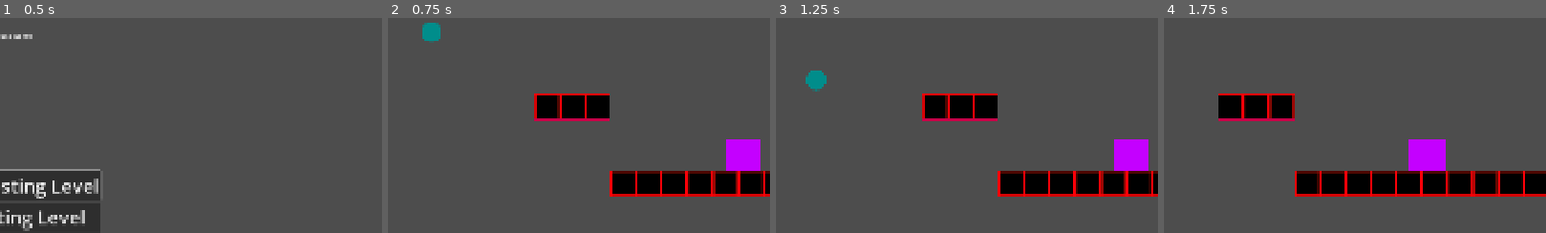
Above: before the commit, frames 1-4 (left to right).
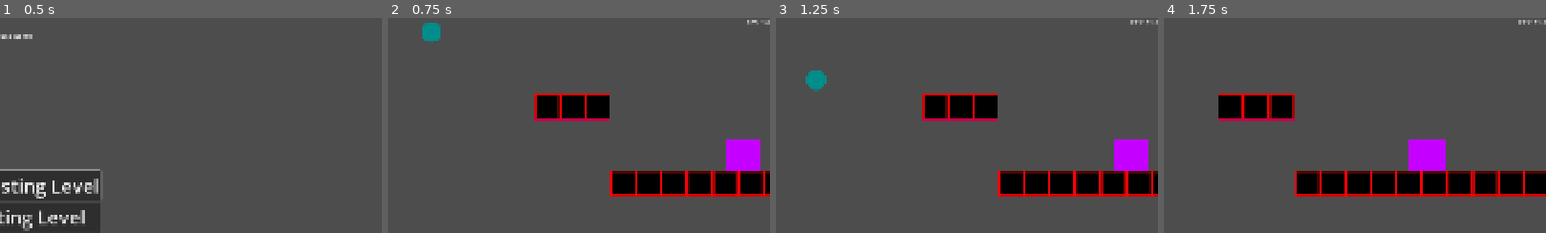
Above: after the commit, the same moments.

Repository: cmoll24/2025_IGC_Vela_Spark
Game: Godot game, scene res://src/main/title.tscn
The game is run twice, just before and just after one commit, with the same random seed, the same clock (stepped at 60 frames per second) and the same inputs.
Inputs (mouse positions are % of the whole screen's width and height, from its top left):
- Up to frame 1 (0.5 s): no input
- Up to frame 2 (0.75 s): click "Original Testing Level" at 0.5 s
- Up to frame 3 (1.25 s): no input
- Up to frame 4 (1.75 s): tap Enter at 1.25 s; move the mouse to (72, 45) at 1.27 s; hold Right (move_right) from 1.28 s (still down); hold C (dash) from 1.28 s (still down); click (72, 45) at 1.42 s; tap Z (jump) at 1.52 s
The pictures show only the part of the screen within x 50-100%, y 0-50%; the shares and areas given below are measured in that part.

Frame 1 is identical in both runs. In frame 2, less than 0.1% of the frame differs, in the area x 94-100%, y 0-4%; in frame 3, 0.1%, in the area x 92-100%, y 0-4%; in frame 4, 0.1%.

Commit message:
Added FPS counter, + controller exit button

Diff:
--- a/2025-igc-boss/project.godot
+++ b/2025-igc-boss/project.godot
@@ -74,6 +74,7 @@
 pause={
 "deadzone": 0.2,
 "events": [Object(InputEventKey,"resource_local_to_scene":false,"resource_name":"","device":-1,"window_id":0,"alt_press …(195 unchanged characters)…
+, Object(InputEventJoypadButton,"resource_local_to_scene":false,"resource_name":"","device":-1,"button_index":6,"pressure":0.0,"pressed":true,"script":null)
 ]
 }
 
--- a/2025-igc-boss/src/levels/level_1V2.tscn
+++ b/2025-igc-boss/src/levels/level_1V2.tscn
@@ -43,9 +43,9 @@
 [node name="Background" type="TextureRect" parent="."]
 visible = false
 offset_left = -1713.0
-offset_top = 296.0
-offset_right = 3266.0
-offset_bottom = 1017.0
+offset_top = -1002.0
+offset_right = 14182.0
+offset_bottom = 1255.0
 texture = ExtResource("2_2jbrd")
 stretch_mode = 1
 
--- a/2025-igc-boss/src/main/hud.gd
+++ b/2025-igc-boss/src/main/hud.gd
@@ -1,6 +1,7 @@
 extends CanvasLayer
 
 @onready var player_input = $PlayerInputs
+@onready var fps_label = $FPS
 
 var inputs = {}
 
@@ -19,6 +20,7 @@
 		player_input.text = "Inputs:\n" + "\n".join(inputs.values())
 
 	healthbar.value = Global.get_player().health_control.health
+	fps_label.text = "FPS: " + str(Engine.get_frames_per_second())
 
 
 func _input(event: InputEvent) -> void:
--- a/2025-igc-boss/src/main/hud.tscn
+++ b/2025-igc-boss/src/main/hud.tscn
@@ -28,3 +28,13 @@
 tint_under = Color(1, 0, 0, 1)
 tint_over = Color(0.0051856074, 0.9282323, 1.0431446, 1)
 tint_progress = Color(0, 1, 0, 1)
+
+[node name="FPS" type="Label" parent="."]
+anchors_preset = 1
+anchor_left = 1.0
+anchor_right = 1.0
+offset_left = -40.0
+offset_bottom = 23.0
+grow_horizontal = 0
+text = "FPS "
+horizontal_alignment = 2
--- a/2025-igc-boss/src/player/playerHealth.gd
+++ b/2025-igc-boss/src/player/playerHealth.gd
@@ -5,7 +5,6 @@
 
 @export var player : Player
 @export var hitbox : Area2D
-@export var health_bar : ProgressBar
 
 @export_category("Health variables")
 @export var MAX_HEALTH := 50
@@ -18,9 +17,6 @@
 signal enemy_exit(body : Node2D)
 
 func _ready() -> void:
-	health_bar.max_value = MAX_HEALTH
-	health_bar.value = health
-
 	hitbox.body_entered.connect(_on_player_hitbox_body_entered)
 	hitbox.body_exited.connect(_on_player_hitbox_body_exited)
 
@@ -28,14 +24,12 @@
 func take_damage() -> void:
 	#health - amount, 0 to make sure the health dont go under 0
 	health = int(health) - (int(health) % 10)
-	health_bar.value = health
 	print("Player hit! Health:", health)
 	if health <= 0:
 		player.die()
 
 func _process(delta):
 	health = health - delta
-	health_bar.value = health
 	if health <= 0:
 		player.die()
 
